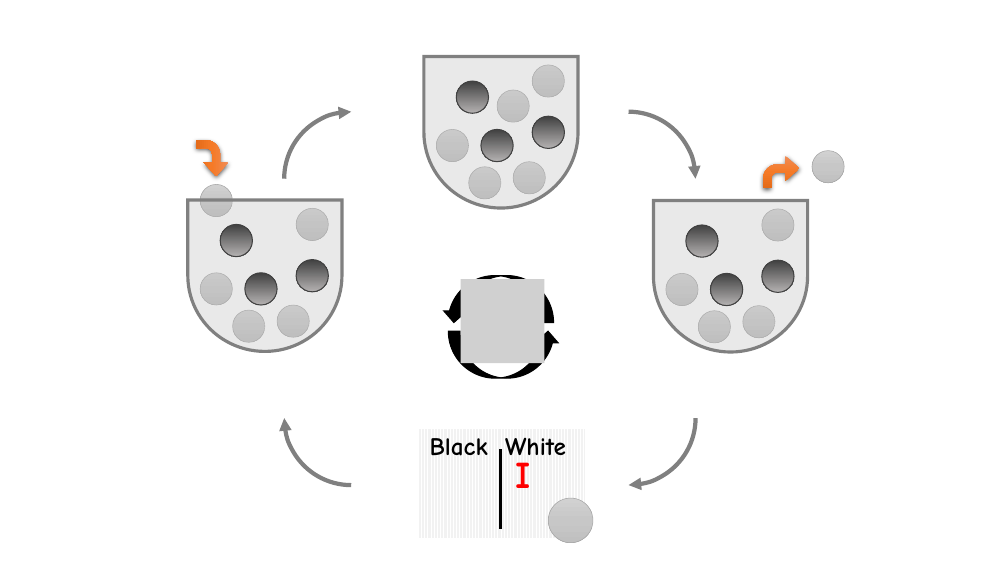
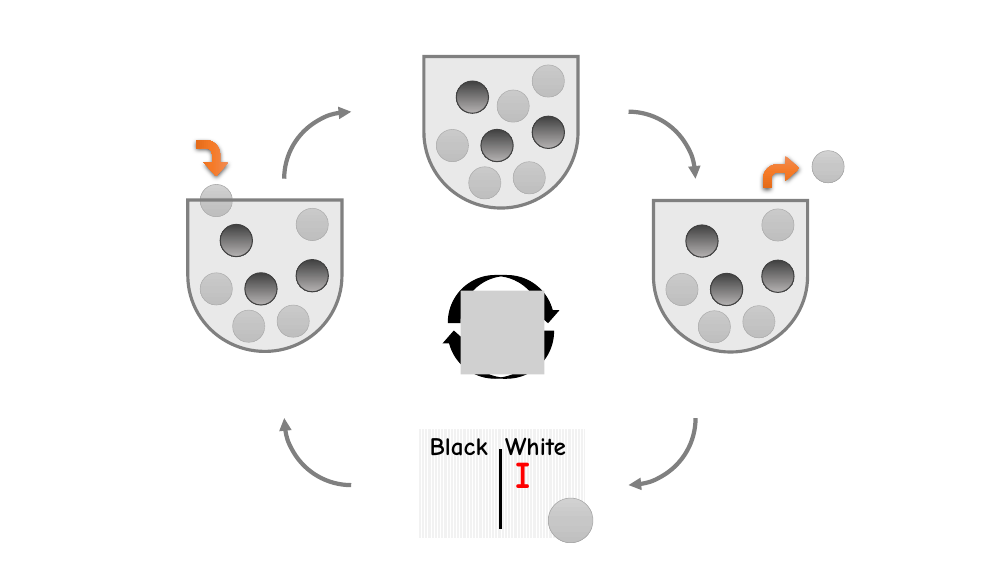
Before and after one commit to michael-franke/intro-data-analysis, a slide deck: slide 1 of visuals/raw-material.pptx. Drawn at 1008x567 pixels with LibreOffice and Linux fonts; fonts in the diff are those of the drawing; grey boxes stand for pictures. Boxes give left, top, right and bottom in pixels: in the first picture for what was removed or moved away, otherwise in the second. Text is boxed around its words. In the diff, an @@ line names an element or a change of style, - is before the commit and + after.

```diff
--- a/visuals/raw-material.pptx
+++ b/visuals/raw-material.pptx
@@ curved up arrow: place and size @@
-curved up arrow at (448,331,560,378)
+curved up arrow at (448,275,560,322)
@@ curved up arrow at (448,275,560,322): mirrored @@
@@ picture: place and size @@
-picture at (461,279,544,363)
+picture at (461,290,544,374)
@@ curved up arrow at (442,331,554,378): mirrored @@
@@ curved up arrow: place and size @@
-curved up arrow at (442,275,554,322)
+curved up arrow at (442,331,554,378)
```
Also in this commit, not shown: 1 other slide changed, 7 other files.
